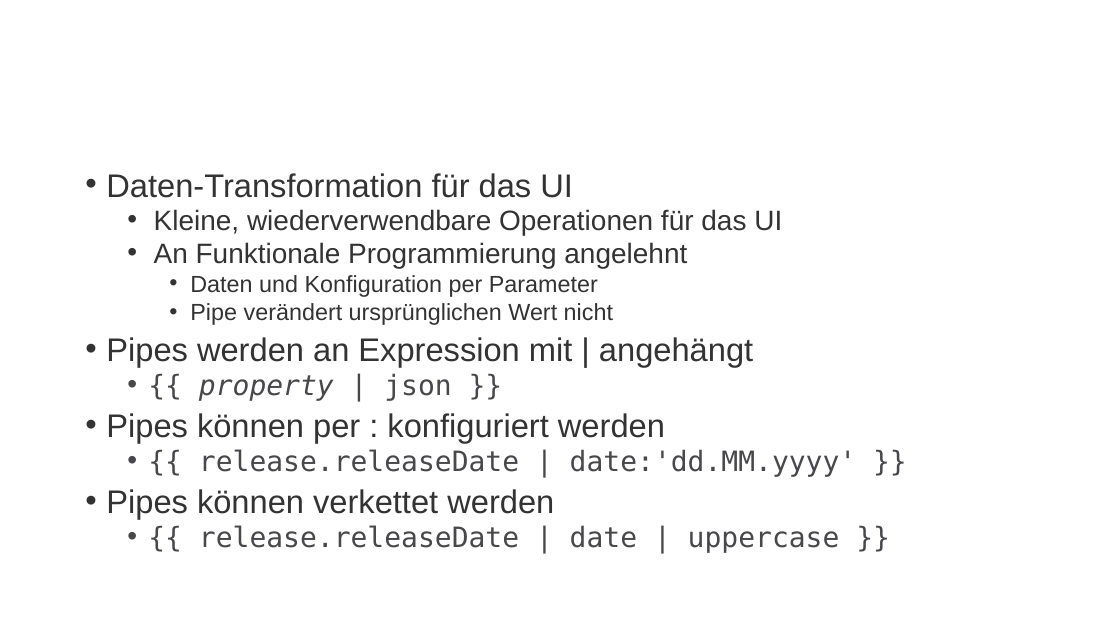
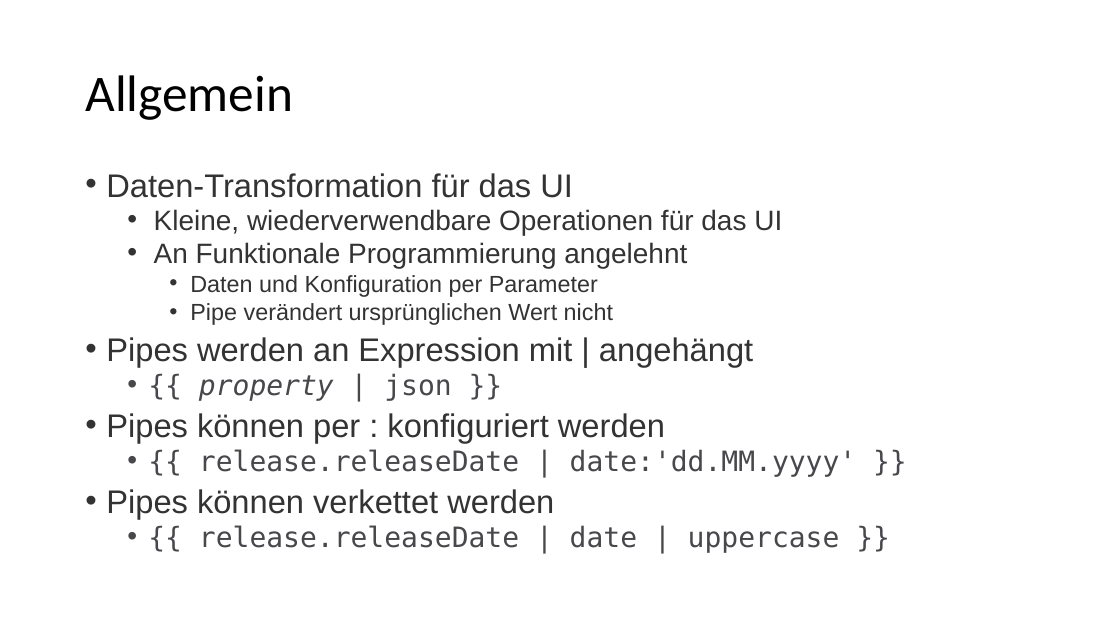
Before and after one commit to goetzingert/angular, a slide deck: slide 169 of presentation.pptx (slide 170 before the commit). Drawn at 1120x630 pixels with LibreOffice and Linux fonts; fonts in the diff are those of the drawing. Boxes give left, top, right and bottom in pixels: in the first picture for what was removed or moved away, otherwise in the second. Text is boxed around its words. In the diff, an @@ line names an element or a change of style, - is before the commit and + after.

```diff
--- a/presentation.pptx
+++ b/presentation.pptx
@@ title added at (85,75,293,120), 44 pt, text #000000 @@
+Allgemein
```
Also in this commit, not shown: 10 other slides changed, 1 slide added, 2 slides removed, 7 other files.
